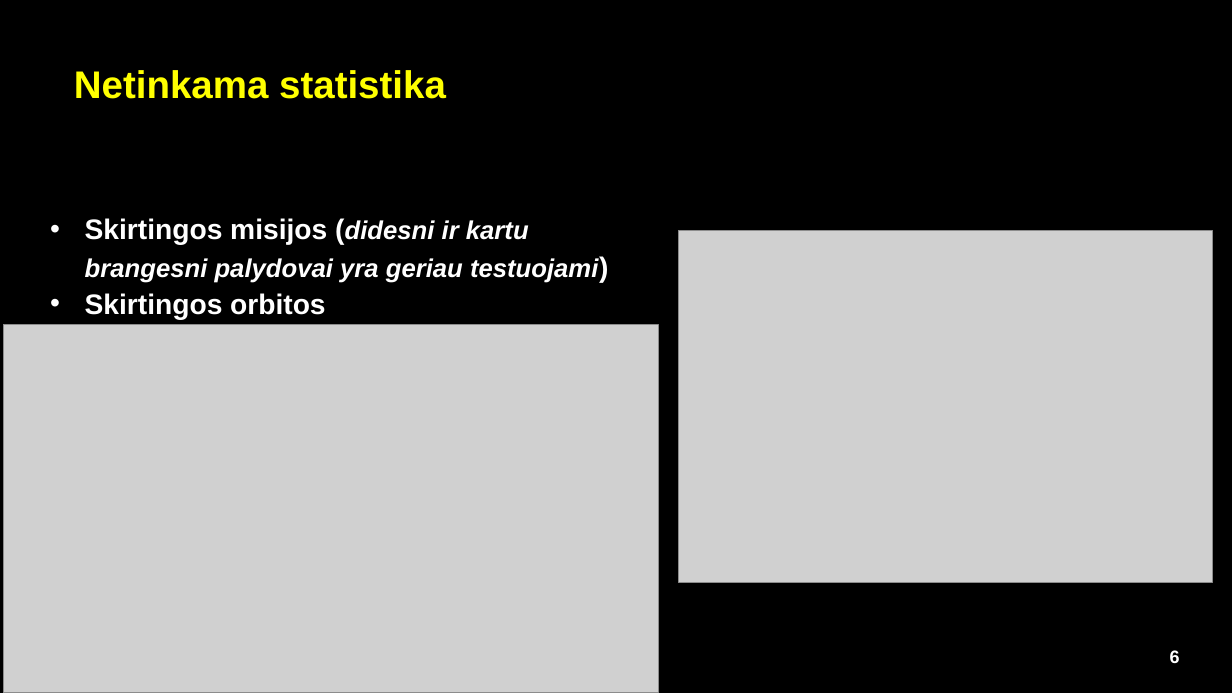
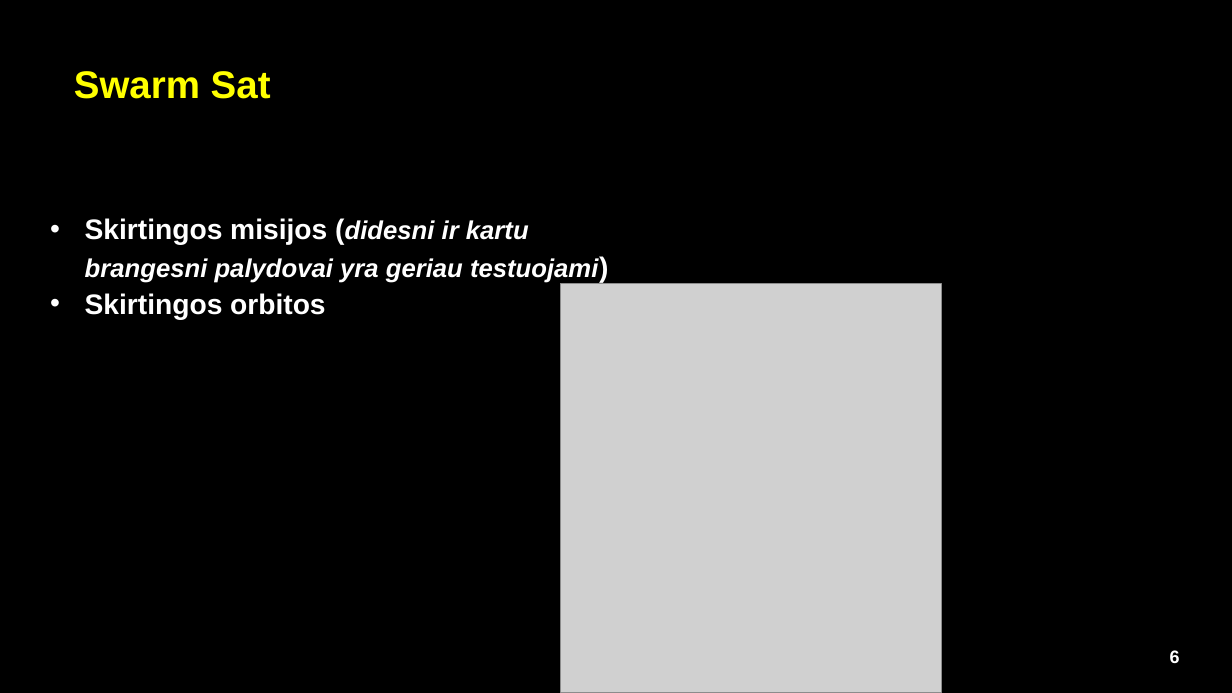
Before and after one commit to Double-Bonus/sem11-InovatyviosMatavimoSistemos, a slide deck: slide 6 of Indvidualus_darbas/esaSwarm_EEF.pptx. Drawn at 1232x693 pixels with LibreOffice and Linux fonts; fonts in the diff are those of the drawing; grey boxes stand for pictures; background and template pictures are left out. Boxes give left, top, right and bottom in pixels: in the first picture for what was removed or moved away, otherwise in the second. Text is boxed around its words. In the diff, an @@ line names an element or a change of style, - is before the commit and + after.

Commit message:
feat: add more info about this swarm mission

```diff
--- a/Indvidualus_darbas/esaSwarm_EEF.pptx
+++ b/Indvidualus_darbas/esaSwarm_EEF.pptx
@@ text at (74, 71, 271, 99): text changed @@
-Netinkama statistika
+Swarm Sat
@@ picture removed at (678, 231, 1213, 583) @@
@@ picture added at (561, 284, 942, 693) @@
@@ picture removed at (4, 324, 659, 693) @@
```
Also in this commit, not shown: 5 other slides changed, 1 slide added, 7 slides removed, 8 other files.
